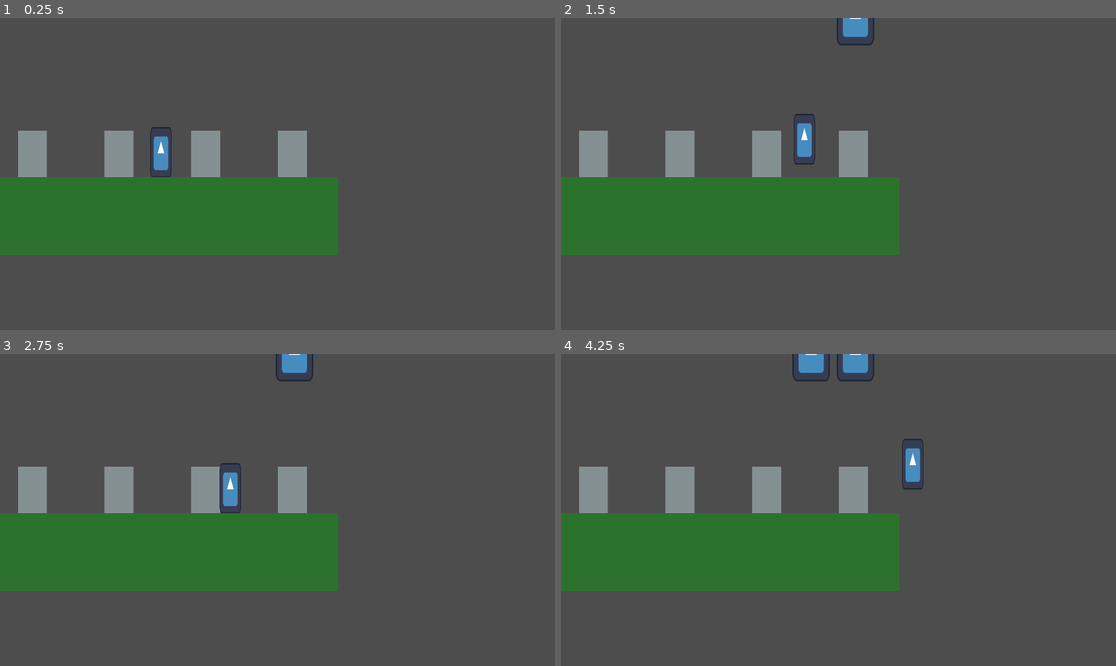
Above: before the commit, frames 1-4 (two rows, left to right).
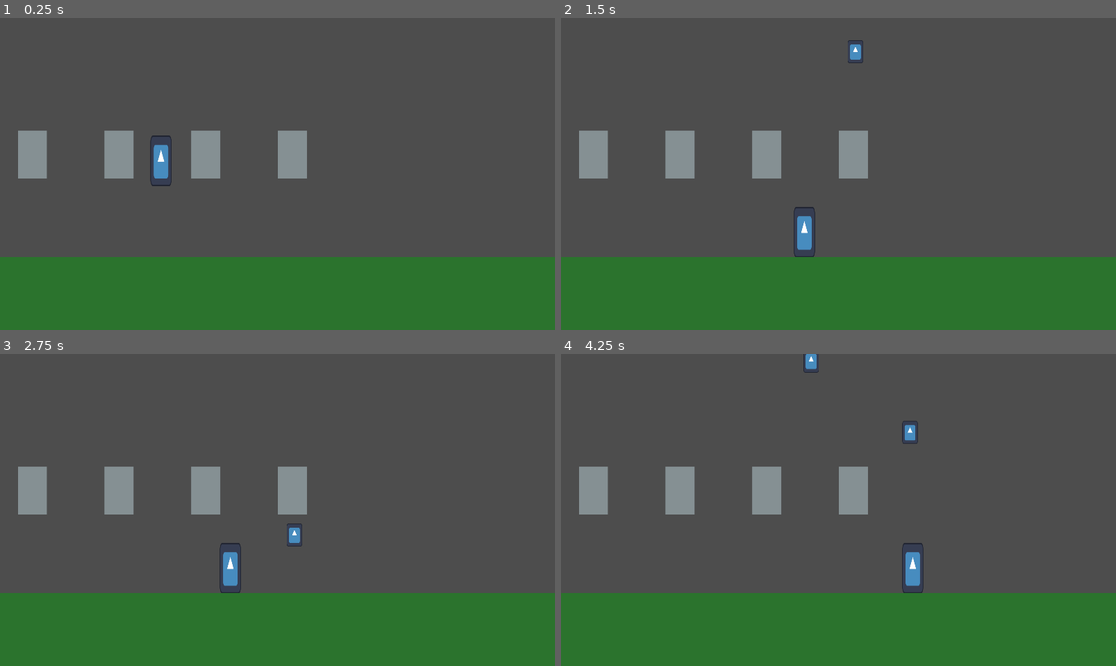
Above: after the commit, the same moments.

Repository: jiisloth/Vauhtispeli
Game: Godot game, scene res://scenes/minigames/sisalto/sisalto.tscn
The game is run twice, just before and just after one commit, with the same random seed, the same clock (stepped at 60 frames per second) and the same inputs. The project has no main scene, so this scene is started directly. The engine's default icon, where the game draws it, is replaced by a stand-in: a white triangle on a blue panel in a dark square.
Inputs:
- Up to frame 1 (0.25 s): no input
- Up to frame 2 (1.5 s): tap Enter (ui_accept) at 0.5, 0.6, 0.77, 1.07, 1.35 s; hold Right (ui_right) from 0.53 s (still down)
- Up to frame 3 (2.75 s): tap Enter (ui_accept) at 1.52, 1.82, 2.1 s; release Right (ui_right) at 2.03 s; hold Left (ui_left) from 2.03 s (still down)
- Up to frame 4 (4.25 s): release Left (ui_left) at 2.78 s; hold Right (ui_right) from 2.78 s (still down); tap Enter (ui_accept) at 2.85, 3.02, 3.32, 3.6, 3.77, 4.07 s

The runs differ from the first frame. In frame 1, 39% of the frame differs, in the area x 0-100%, y 34-100%; in frame 2, 39%; in frame 3, 39%; in frame 4, 40%, in the area x 0-100%, y 0-100%.

Commit message:
Sisältö: Implement game box throwing

Diff:
--- a/scenes/minigames/sisalto/Viuhti.gd
+++ b/scenes/minigames/sisalto/Viuhti.gd
@@ -3,10 +3,10 @@
 
 const SPEED = 300.0
 const JUMP_VELOCITY = -400.0
+var game_held = false
 
 # Get the gravity from the project settings to be synced with RigidBody nodes.
 var gravity = ProjectSettings.get_setting("physics/2d/default_gravity")
-
 
 func _physics_process(delta):
 	# Add the gravity.
@@ -14,7 +14,7 @@
 		velocity.y += gravity * delta
 
 	# Handle jump.
-	if Input.is_action_just_pressed("ui_accept") and is_on_floor():
+	if Input.is_action_just_pressed("ui_up") and is_on_floor():
 		velocity.y = JUMP_VELOCITY
 
 	# Get the input direction and handle the movement/deceleration.
@@ -26,3 +26,27 @@
 		velocity.x = move_toward(velocity.x, 0, SPEED)
 
 	move_and_slide()
+
+func _process(delta):
+	if game_held:
+		if Input.is_action_just_pressed("ui_accept"):
+			release_game()
+
+func pick_up_game(game_box):
+	$GameCollisionArea.set_deferred("monitoring",false)
+	$HeldGame.texture = game_box.get_node("BoxArt").texture
+	$HeldGame.visible = true
+	game_held = true
+
+func release_game():
+	$GameCollisionArea.monitoring = true
+	$HeldGame.visible = false
+	var new_game = get_parent().spawn_new_game($GameCollisionArea.global_position - Vector2(0, 100))
+	new_game.linear_velocity = Vector2(velocity.x, velocity.y - 1000)
+	game_held = false
+
+func _on_game_collision_area_area_shape_entered(area_rid, area, area_shape_index, local_shape_index):
+	if area.is_in_group("game_box"):
+		var game_box = area.get_parent()
+		game_box.queue_free()
+		pick_up_game(game_box)
--- /dev/null
+++ b/scenes/minigames/sisalto/prefabs/game.gd
@@ -0,0 +1,13 @@
+extends RigidBody2D
+
+signal movement_stop
+
+var counter = 0
+var speed = 0.2
+
+func _process(delta):
+	if abs(linear_velocity.y) < 0.1:
+		counter += delta * speed
+		$BoxArt.modulate = Color(1, 1 - counter, 1 - counter)
+	if counter > 3:
+		emit_signal("movement_stop")
--- a/scenes/minigames/sisalto/prefabs/game.tscn
+++ b/scenes/minigames/sisalto/prefabs/game.tscn
@@ -1,17 +1,31 @@
-[gd_scene load_steps=3 format=3 uid="uid://wkaeyl656b3s"]
+[gd_scene load_steps=6 format=3 uid="uid://wkaeyl656b3s"]
 
 [ext_resource type="Texture2D" uid="uid://c0rom3gvyt22a" path="res://icon.svg" id="1_kndyr"]
+[ext_resource type="Script" path="res://scenes/minigames/sisalto/prefabs/game.gd" id="1_mso2e"]
+
+[sub_resource type="PhysicsMaterial" id="PhysicsMaterial_px81u"]
+bounce = 0.5
 
 [sub_resource type="RectangleShape2D" id="RectangleShape2D_2igm4"]
-size = Vector2(120, 180)
+size = Vector2(48, 74)
 
-[node name="Game" type="Node2D"]
+[sub_resource type="RectangleShape2D" id="RectangleShape2D_w2wg1"]
 
-[node name="Sprite2D" type="Sprite2D" parent="."]
-scale = Vector2(1, 1.48438)
+[node name="Game" type="RigidBody2D"]
+collision_layer = 2
+collision_mask = 4
+physics_material_override = SubResource("PhysicsMaterial_px81u")
+lock_rotation = true
+script = ExtResource("1_mso2e")
+
+[node name="BoxArt" type="Sprite2D" parent="."]
+scale = Vector2(0.421875, 0.625)
 texture = ExtResource("1_kndyr")
 
-[node name="Area2D" type="Area2D" parent="."]
+[node name="CollisionShape2D" type="CollisionShape2D" parent="."]
+shape = SubResource("RectangleShape2D_2igm4")
 
-[node name="CollisionShape2D" type="CollisionShape2D" parent="Area2D"]
-shape = SubResource("RectangleShape2D_2igm4")
+[node name="PlayerCollisionArea" type="Area2D" parent="." groups=["game_box"]]
+
+[node name="CollisionShape2D" type="CollisionShape2D" parent="PlayerCollisionArea"]
+shape = SubResource("RectangleShape2D_w2wg1")
--- a/scenes/minigames/sisalto/sisalto.gd
+++ b/scenes/minigames/sisalto/sisalto.gd
@@ -20,9 +20,17 @@
 	elif phase == STAR_3:
 		pass
 
+func spawn_new_game(position):
+	var game = game_prefab.instantiate()
+	game.position = position
+	game.movement_stop.connect(level_failed)
+	$Games.add_child(game)
+	return game
 
 func _on_timer_timeout():
-	var game = game_prefab.instantiate()
-	game.position = Vector2(rng.randf_range(0, 1920), 0)
-	$Games.add_child(game)
+	spawn_new_game(Vector2(rng.randf_range(0, 1920), 0))
 	$Timer.start(3)
+
+func level_failed():
+	# print("rippistä")
+	pass
--- a/scenes/minigames/sisalto/sisalto.tscn
+++ b/scenes/minigames/sisalto/sisalto.tscn
@@ -9,8 +9,11 @@
 [sub_resource type="RectangleShape2D" id="RectangleShape2D_schj7"]
 size = Vector2(118, 300)
 
+[sub_resource type="RectangleShape2D" id="RectangleShape2D_ea1ef"]
+size = Vector2(61.4034, 87.7193)
+
 [sub_resource type="RectangleShape2D" id="RectangleShape2D_30mpc"]
-size = Vector2(1210.5, 270)
+size = Vector2(2211, 270)
 
 [node name="Sisalto" type="Node2D"]
 script = ExtResource("1_pqpm0")
@@ -20,11 +23,11 @@
 one_shot = true
 autostart = true
 
-[node name="Viuhti" type="CharacterBody2D" parent="."]
+[node name="Viuhti" type="CharacterBody2D" parent="." groups=["player"]]
 position = Vector2(557, 410)
 scale = Vector2(0.57, 0.57)
+collision_mask = 5
 script = ExtResource("1_arfwe")
-metadata/_edit_group_ = true
 
 [node name="Icon" type="Sprite2D" parent="Viuhti"]
 position = Vector2(0, 91)
@@ -35,11 +38,25 @@
 position = Vector2(0, 91)
 shape = SubResource("RectangleShape2D_schj7")
 
+[node name="GameCollisionArea" type="Area2D" parent="Viuhti"]
+position = Vector2(1.75439, 150.877)
+
+[node name="CollisionShape2D" type="CollisionShape2D" parent="Viuhti/GameCollisionArea"]
+shape = SubResource("RectangleShape2D_ea1ef")
+
+[node name="HeldGame" type="Sprite2D" parent="Viuhti"]
+visible = false
+position = Vector2(-1.75439, 103.509)
+scale = Vector2(0.630482, 1)
+
 [node name="Ground" type="StaticBody2D" parent="."]
-position = Vector2(564, 686)
+position = Vector2(621, 962)
+collision_layer = 4
+collision_mask = 7
 metadata/_edit_group_ = true
 
 [node name="CollisionShape2D" type="CollisionShape2D" parent="Ground"]
+position = Vector2(335.5, 0)
 shape = SubResource("RectangleShape2D_30mpc")
 
 [node name="ColorRect" type="ColorRect" parent="Ground"]
@@ -48,9 +65,9 @@
 anchor_top = 0.5
 anchor_right = 0.5
 anchor_bottom = 0.5
-offset_left = -605.0
+offset_left = -626.0
 offset_top = -134.0
-offset_right = 605.0
+offset_right = 1306.0
 offset_bottom = 134.0
 grow_horizontal = 2
 grow_vertical = 2
@@ -74,3 +91,4 @@
 position = Vector2(600, 0)
 
 [connection signal="timeout" from="Timer" to="." method="_on_timer_timeout"]
+[connection signal="area_shape_entered" from="Viuhti/GameCollisionArea" to="Viuhti" method="_on_game_collision_area_area_shape_entered"]
Not shown: 1 places in scenes/minigames/sisalto/sisalto.tscn that only renumber resources
